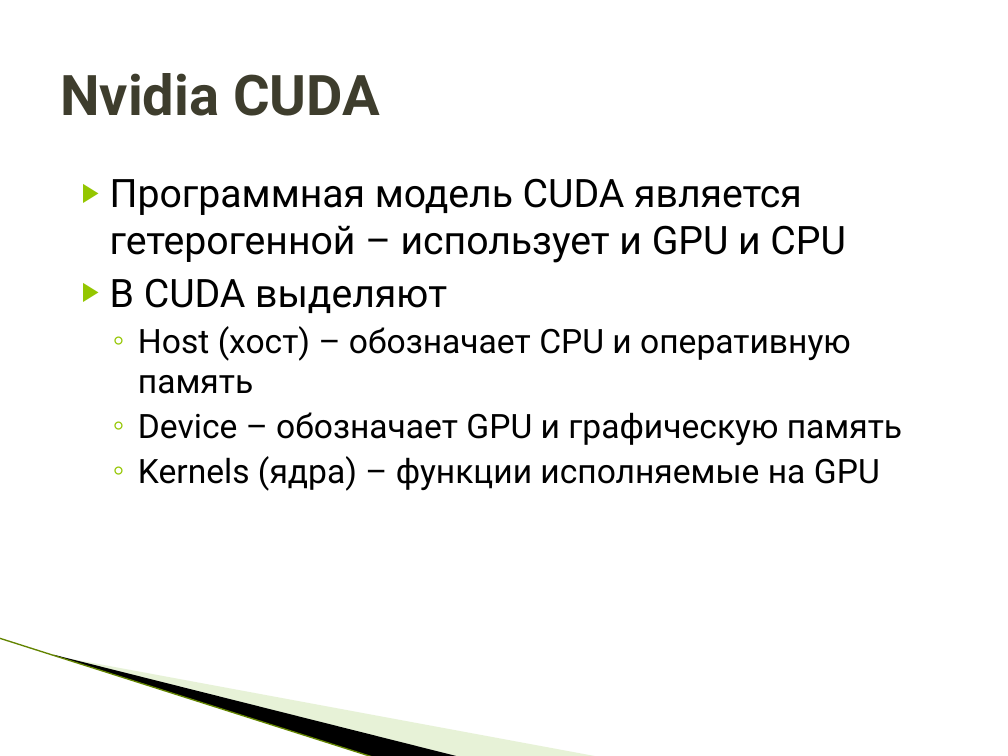
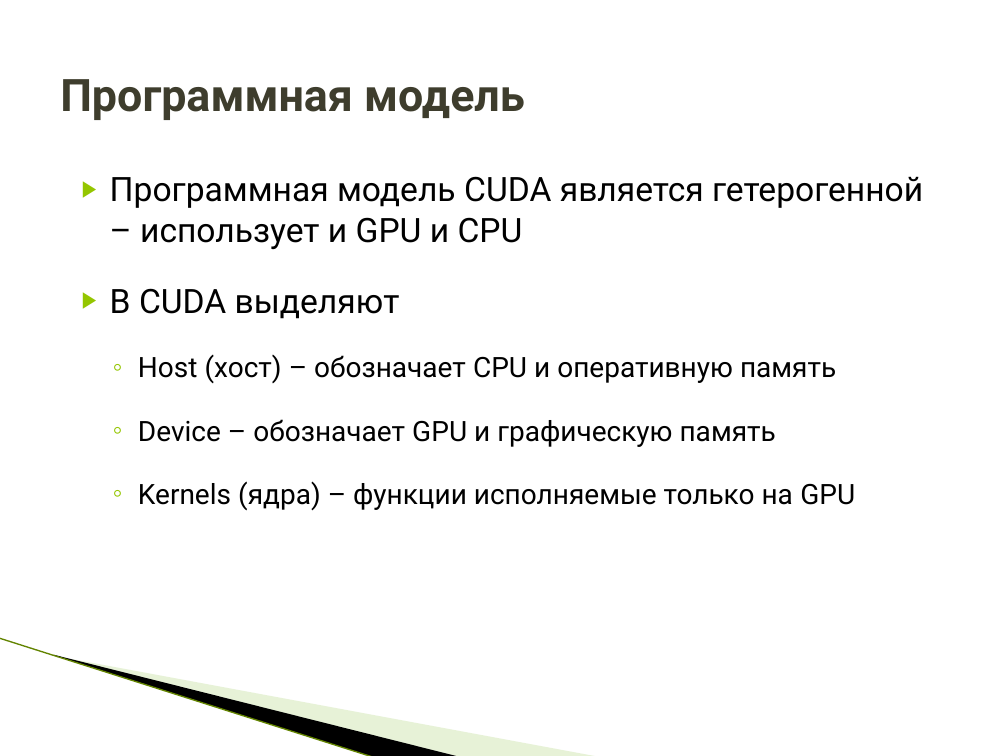
Before and after one commit to HPC-lab-ITIS/CUDA, a slide deck: slide 3 of materials/lec_1/lec_1.pptx (slide 8 before the commit). Drawn at 1008x756 pixels with LibreOffice and Linux fonts; fonts in the diff are those of the drawing; background and template pictures are left out. Boxes give left, top, right and bottom in pixels: in the first picture for what was removed or moved away, otherwise in the second. Text is boxed around its words. In the diff, an @@ line names an element or a change of style, - is before the commit and + after.

```diff
--- a/materials/lec_1/lec_1.pptx
+++ b/materials/lec_1/lec_1.pptx
@@ title at box(60, 79, 525, 120): text changed; size 40 to 32 pt @@
-Nvidia CUDA
+Программная модель
@@ text at box(110, 176, 923, 447): size 28 to 24 pt in "Программная модель CUDA является гетерогенной – использует ...", "В CUDA выделяют"; size 24 to 20 pt in "Host (хост) – обозначает CPU и оперативную ...", "Device – обозначает GPU и графическую память"; more space between paragraphs @@
@@ text at box(138, 481, 855, 511): text changed; size 24 to 20 pt @@
-  ◦ Kernels (ядра) – функции исполняемые на GPU
+  ◦ Kernels (ядра) – функции исполняемые только на GPU
```
Also in this commit, not shown: 24 other slides changed, 10 slides removed, 3 other files.
